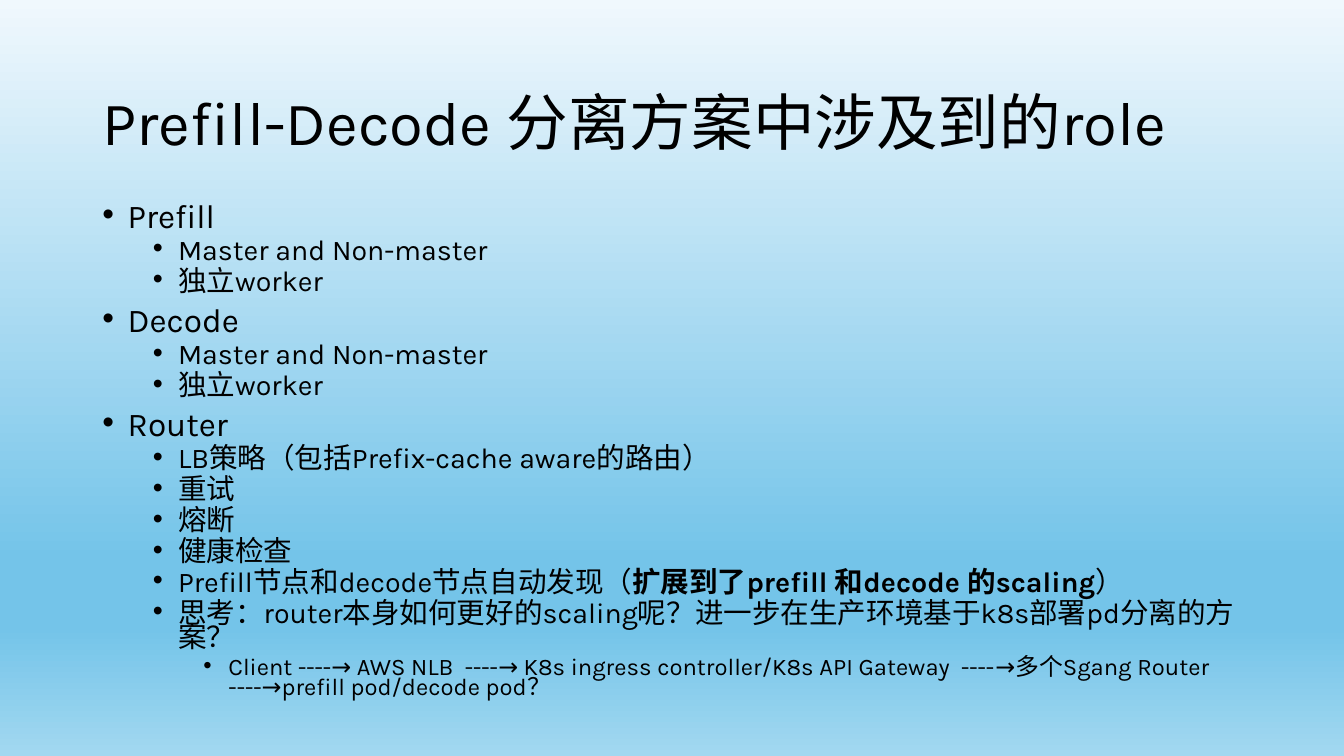
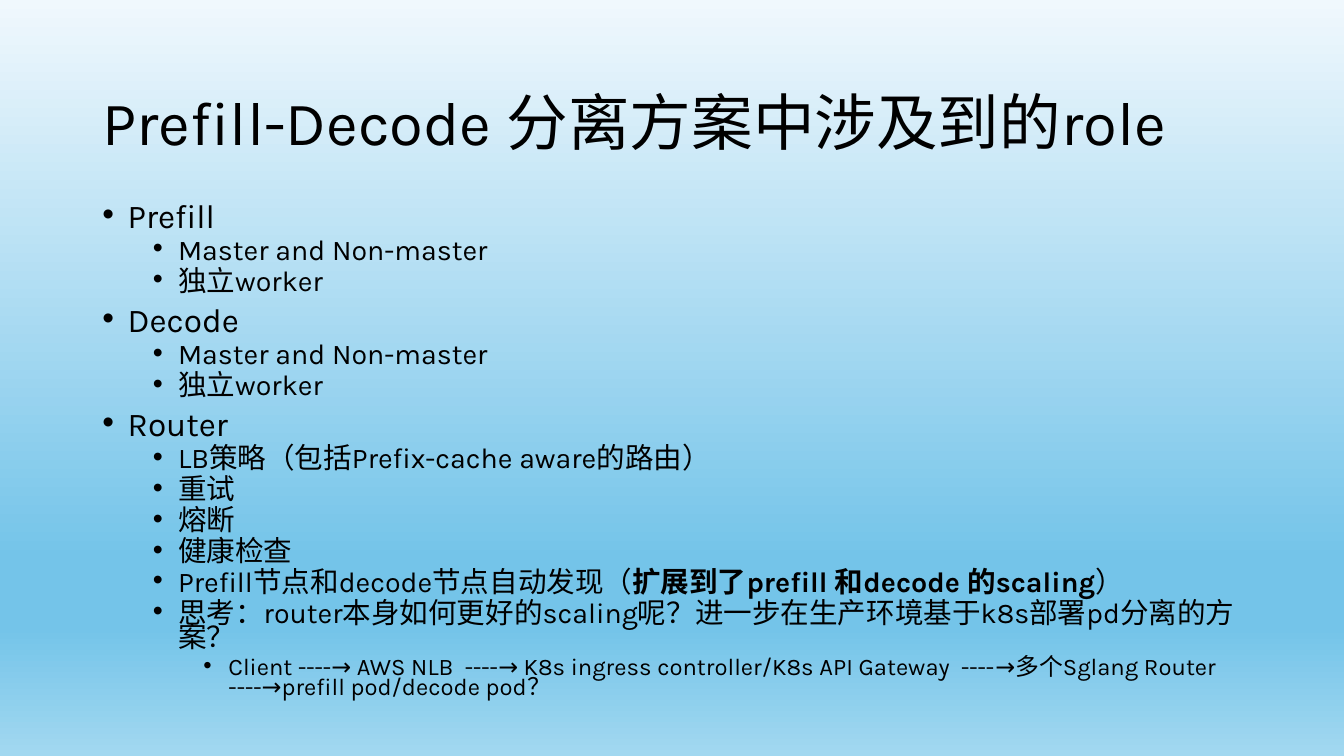
Before and after one commit to yuhuiaws/ML-study, a slide deck: slide 28 of 生成式AI/LLM/大模型推理的项目实践 for public.pptx. Drawn at 1344x756 pixels with LibreOffice and Linux fonts; fonts in the diff are those of the drawing. Boxes give left, top, right and bottom in pixels: in the first picture for what was removed or moved away, otherwise in the second. Text is boxed around its words. In the diff, an @@ line names an element or a change of style, - is before the commit and + after.

```diff
--- a/生成式AI/LLM/大模型推理的项目实践 for public.pptx
+++ b/生成式AI/LLM/大模型推理的项目实践 for public.pptx
@@ text at (228,655,1216,701): text changed @@
-    • Client ----→ AWS NLB ----→ K8s ingress controller/K8s API Gateway ----→多个Sgang Router ----→prefill pod/decode pod？
+    • Client ----→ AWS NLB ----→ K8s ingress controller/K8s API Gateway ----→多个Sglang Router ----→prefill pod/decode pod？
```
Also in this commit, not shown: 4 other slides changed, 3 slides added.
